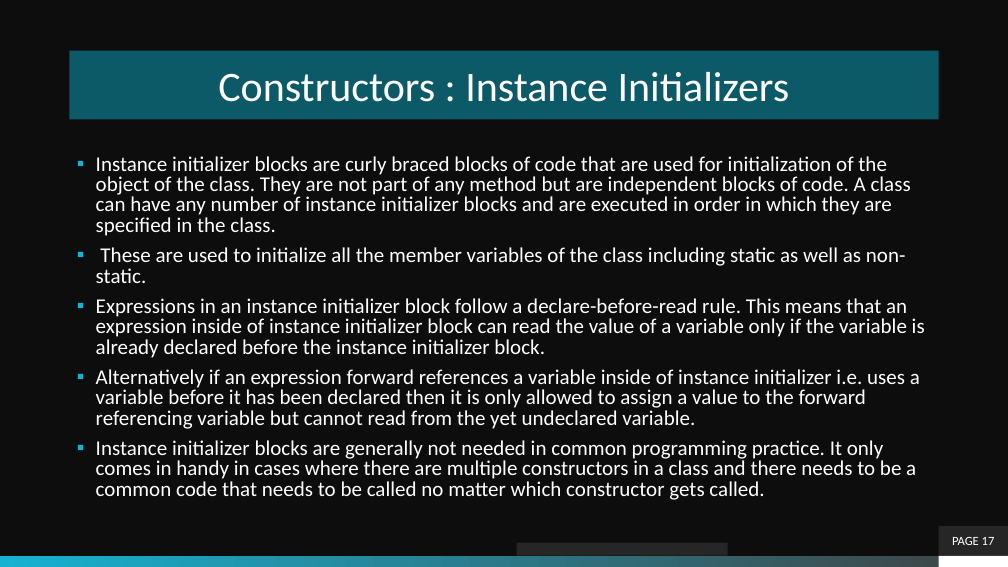
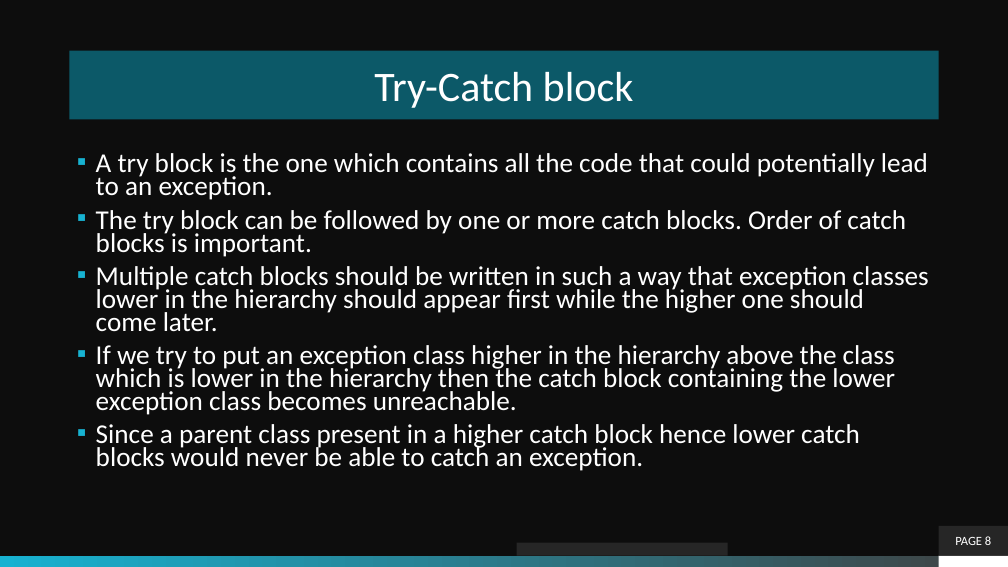
Before and after one commit to theLeonidas/Courses, a slide deck: slide 8 of courseMaterial/Exceptions/Exceptions.pptx (slide 17 before the commit). Drawn at 1008x567 pixels with LibreOffice and Linux fonts; fonts in the diff are those of the drawing; background and template pictures are left out. Boxes give left, top, right and bottom in pixels: in the first picture for what was removed or moved away, otherwise in the second. Text is boxed around its words. In the diff, an @@ line names an element or a change of style, - is before the commit and + after.

Commit message:
Committing changes for Exceptions.

```diff
--- a/courseMaterial/Exceptions/Exceptions.pptx
+++ b/courseMaterial/Exceptions/Exceptions.pptx
@@ title at box(374, 72, 634, 108): text changed @@
-Constructors : Instance Initializers
+Try-Catch block
@@ text at box(96, 153, 929, 471): text changed; size 20 to 25.9 pt @@
-▪ Instance initializer blocks are curly braced blocks of code that are used for initialization of the object of the class. They are not part of any method but are independent blocks of code. A class can have any number of instance initializer blocks and are executed in order in which they are specified in the class.
-▪ These are used to initialize all the member variables of the class including static as well as non-static.
-▪ Expressions in an instance initializer block follow a declare-before-read rule. This means that an expression inside of instance initializer block can read the value of a variable only if the variable is already declared before the instance initializer block.
-▪ Alternatively if an expression forward references a variable inside of instance initializer i.e. uses a variable before it has been declared then it is only allowed to assign a value to the forward referencing variable but cannot read from the yet undeclared variable.
-▪ Instance initializer blocks are generally not needed in common programming practice. It only comes in handy in cases where there are multiple constructors in a class and there needs to be a common code that needs to be called no matter which constructor gets called.
+▪ A try block is the one which contains all the code that could potentially lead to an exception.
+▪ The try block can be followed by one or more catch blocks. Order of catch blocks is important.
+▪ Multiple catch blocks should be written in such a way that exception classes lower in the hierarchy should appear first while the higher one should come later.
+▪ If we try to put an exception class higher in the hierarchy above the class which is lower in the hierarchy then the catch block containing the lower exception class becomes unreachable.
+▪ Since a parent class present in a higher catch block hence lower catch blocks would never be able to catch an exception.
@@ page number at box(955, 536, 991, 545): text changed @@
-PAGE 17
+PAGE 8
```
Also in this commit, not shown: 6 other slides changed, 8 slides added, 9 slides removed, 8 other files.
